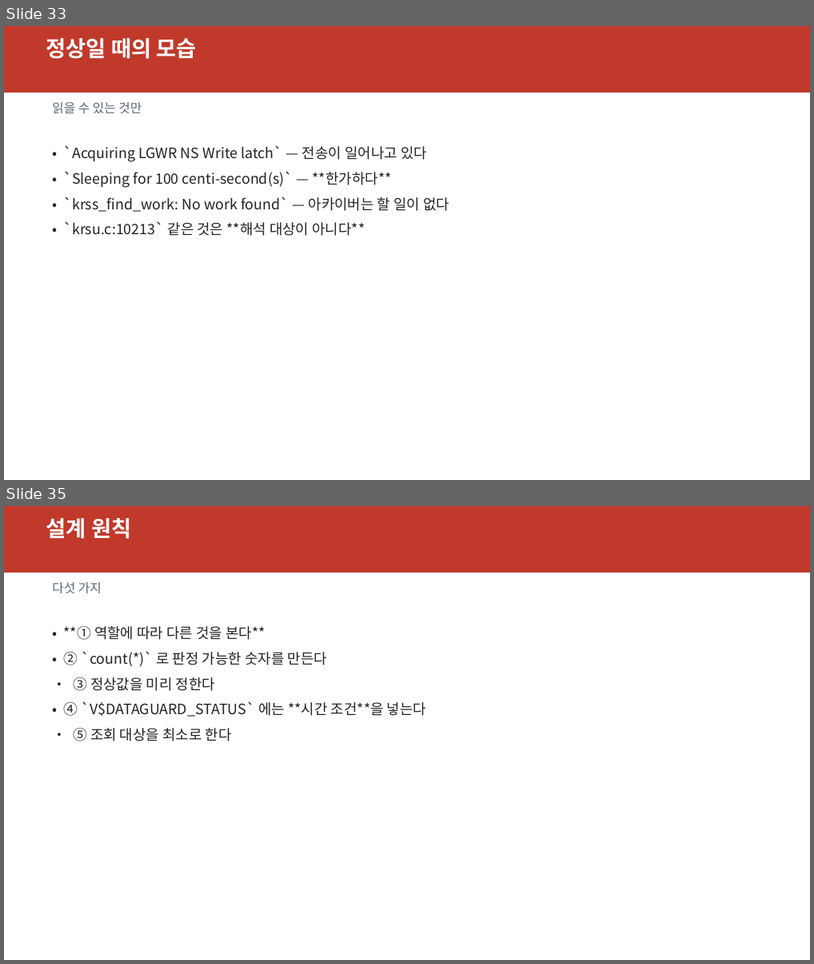
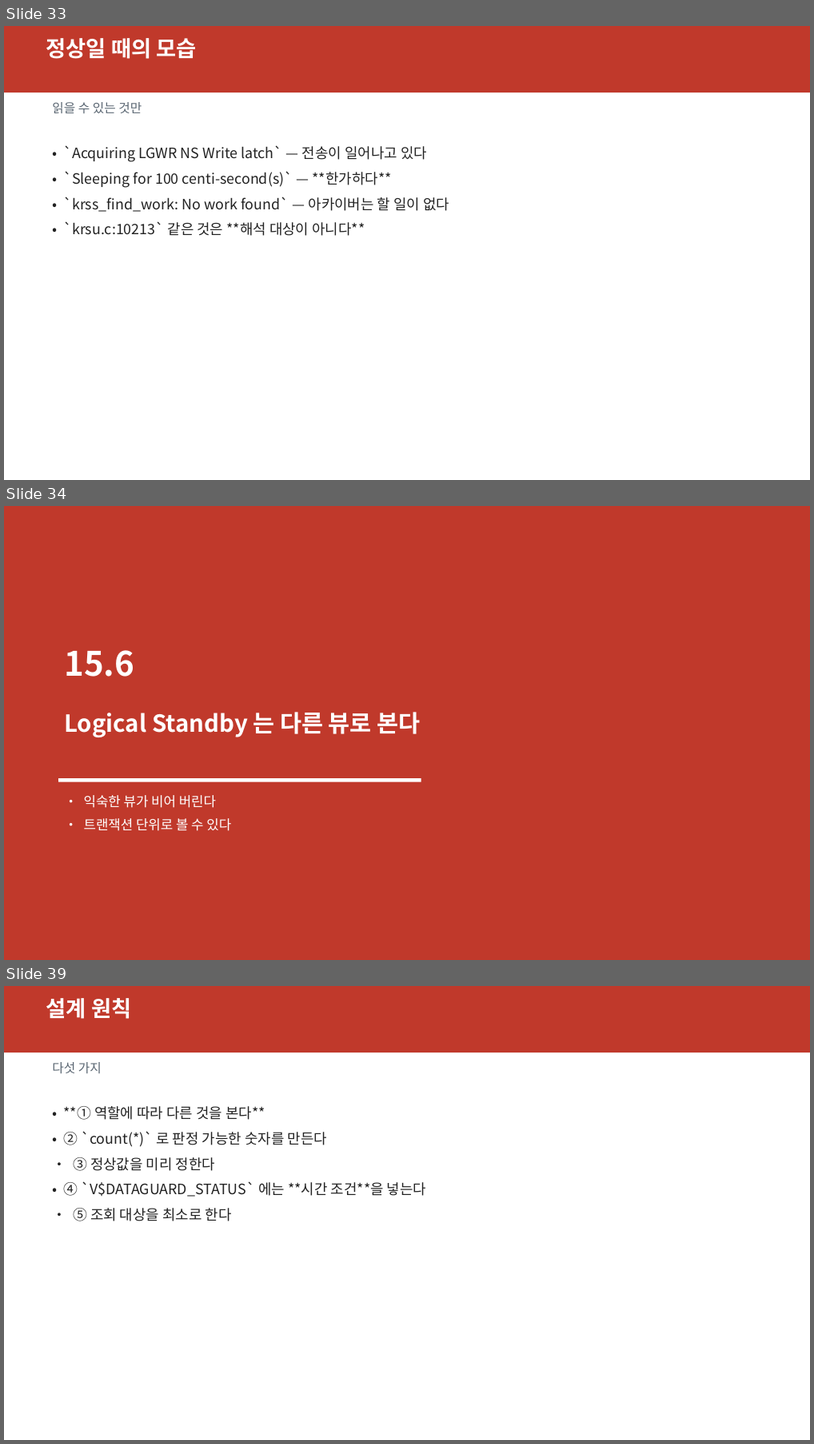
Before and after one commit to elpisk/OracleManual, a slide deck: ADG/15장/15장_V뷰기반모니터링과문제해결.pptx. Shown one above the other, each under a label of ours: slides 33 and 35 before the commit, slides 33, 34 and 39 after it; the slides between them are not shown. The pictures are 814x964 and 814x1444 pixels, drawn with LibreOffice and Linux fonts; fonts in the diff are those of the drawing. Boxes give left, top, right and bottom in pixels: in the first picture for what was removed or moved away, otherwise in the second. Text is boxed around its words. In the diff, an @@ line names an element or a change of style, - is before the commit and + after.

```diff
--- a/ADG/15장/15장_V뷰기반모니터링과문제해결.pptx
+++ b/ADG/15장/15장_V뷰기반모니터링과문제해결.pptx
@@ slide 34 added at [4,506,810,960], background #FFFFFF @@
@@ rectangle added at [4,506,810,960], fill #C0392B @@
@@ text added at [64,650,134,676], 40 pt, text #FFFFFF, bold @@
+15.6
@@ text added at [64,712,421,737], 28 pt, text #FFFFFF, bold @@
+Logical Standby 는 다른 뷰로 본다
@@ rectangle added at [58,778,422,782], fill #FFFFFF @@
@@ text added at [84,795,231,831], 16 pt, text #FFFFFF @@
+• 익숙한 뷰가 비어 버린다
+• 트랜잭션 단위로 볼 수 있다
@@ what was slide 35 is now slide 39 @@
```
Also in this commit, not shown: 4 slides changed, 3 other slides added, 7 other files.
